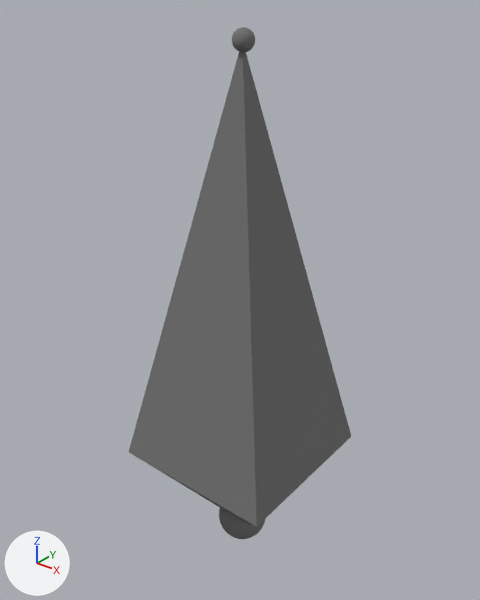
What one commit did to the OBJ model Engine/res/models/bone.obj.
Before and after are seen from a camera (50 mm lens) standing at (0.885, -1.117, 1.427) and looking at (-0.039, 0.038, 0.71). Arrows for +X, +Y and +Z are at lower left; the lights stay in place. Where no turn or scale is listed for an object, it has been applied to the vertices. Vertices at the same position are counted once.

Names of what the first picture shows: 'Sphere.001_Sphere.003'.
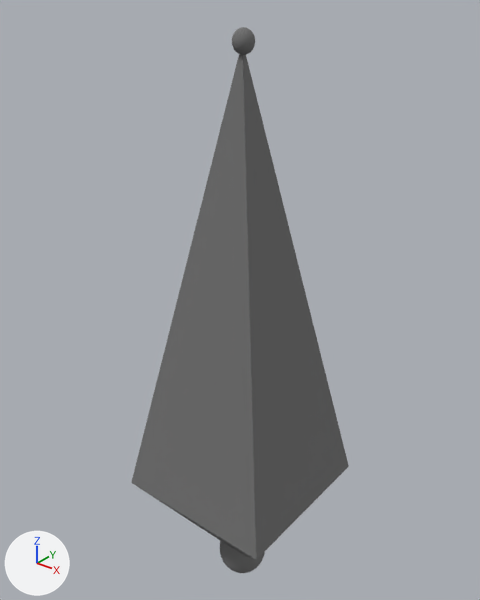
The newer file is also rescaled (x0.712), turned or shifted as a whole; pictures and numbers use the older file's frame.

Location of each change, [x1, y1, x2, y2] in pixels of the pictures (480 x 600 px; the box of a moved part takes in the faces that stretch with it):
'Sphere.001_Sphere.003', reshaped (7% taller): before [129, 27, 351, 539]; after [131, 27, 349, 573]
part 1 of me_sphere_001_sphere_003, moved or reshaped: before [129, 52, 351, 527]; after [131, 54, 349, 560]
part 2 of me_sphere_001_sphere_003, added: after [220, 541, 265, 573]
part 3 of me_sphere_001_sphere_003, deleted: before [219, 508, 266, 539]

The change, as a diff of the scene's bpy script:
```diff
--- a/Engine/res/models/bone.obj.py
+++ b/Engine/res/models/bone.obj.py
@@ me_sphere_001_sphere_003 @@
 me_sphere_001_sphere_003.from_pydata(...)  # 1452 vertices, 2888 faces; spans x -0.213..0.208, y -0.211..0.211, z 0.001..1.337
 # used by ob_sphere_001_sphere_003; location = (0.0, 0.0, 0.0)
+# me_sphere_001_sphere_003 part 1: the loose piece of 6 vertices spanning x -0.213..0.208, y -0.211..0.211, z 0.041..1.314 is scaled about its middle by (1, 1, 1.1), then moved by (0.0, 0.0, -0.066)
+# me_sphere_001_sphere_003 part 2: a new loose piece, a UV sphere (32 segments, 16 rings, poles along z) spanning x -0.066..0.066, y -0.066..0.066, z -0.132..0.013, in mat_material_005 (grey #737373)
+# me_sphere_001_sphere_003 part 3: the loose piece of 482 vertices spanning x -0.066..0.066, y -0.066..0.066, z 0.001..0.134 is deleted
 me_sphere_001_sphere_003.materials.append(mat_material_005)
```
